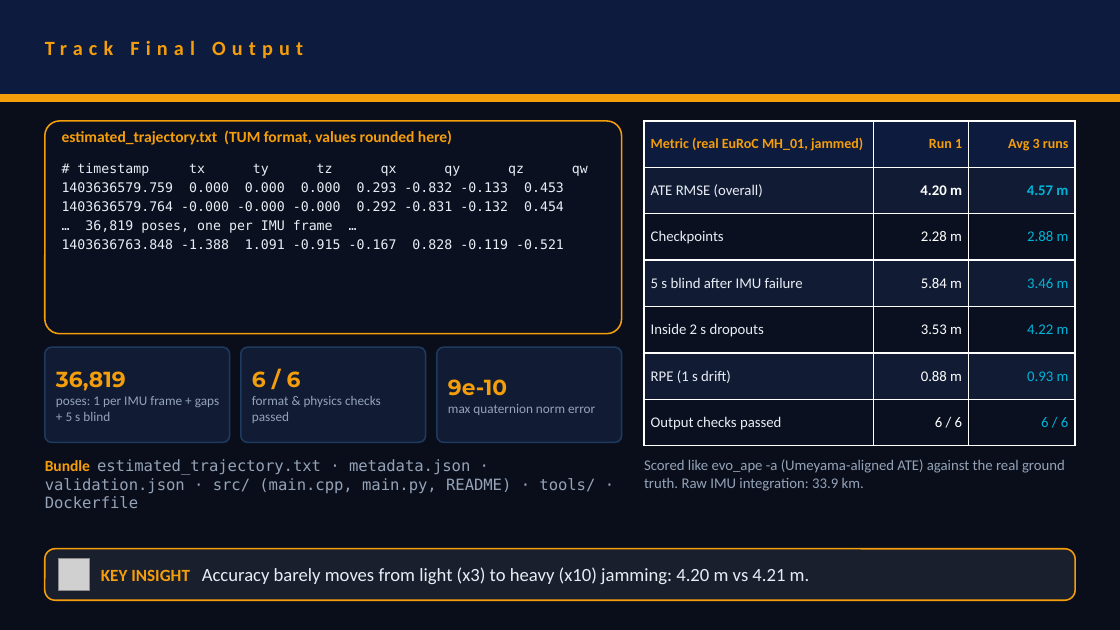
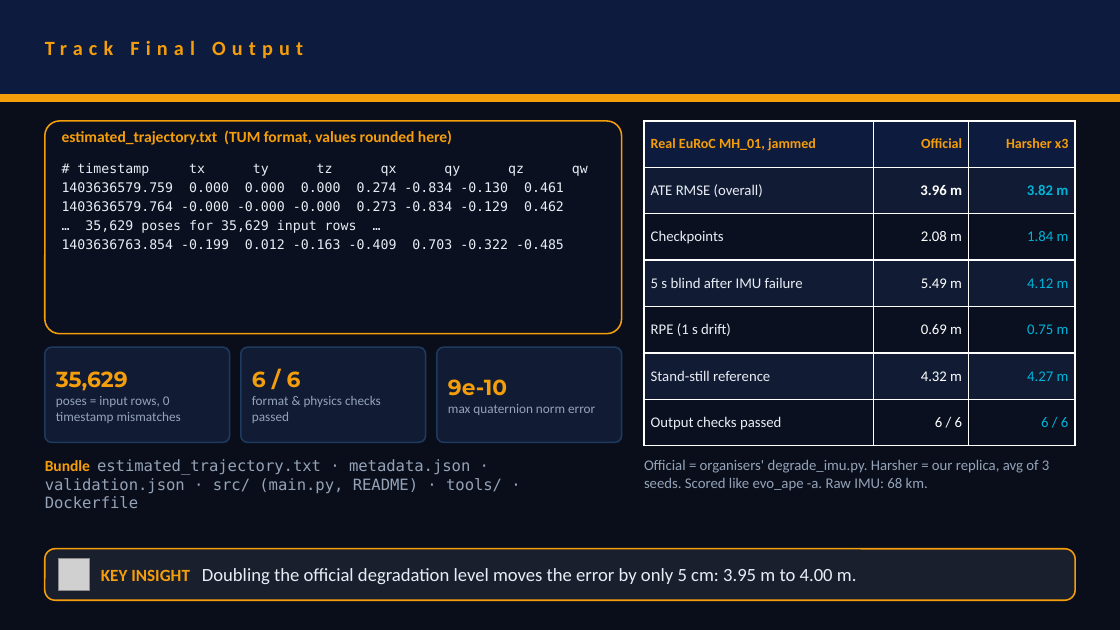
Before and after one commit to Am-berneal/TrustNav-GPS-Denied-Navigation, a slide deck: slide 5 of presentation/Thapar_University_Cipher_Guards.pptx. Drawn at 1120x630 pixels with LibreOffice and Linux fonts; fonts in the diff are those of the drawing; grey boxes stand for pictures. Boxes give left, top, right and bottom in pixels: in the first picture for what was removed or moved away, otherwise in the second. Text is boxed around its words. In the diff, an @@ line names an element or a change of style, - is before the commit and + after.

```diff
--- a/presentation/Thapar_University_Cipher_Guards.pptx
+++ b/presentation/Thapar_University_Cipher_Guards.pptx
@@ table at [644, 121, 1075, 446] @@
-row 1: Metric (real EuRoC MH_01, jammed) | Run 1 | Avg 3 runs
+row 1: Real EuRoC MH_01, jammed | Official | Harsher x3
-row 2, column 2: 4.20 m
+row 2, column 2: 3.96 m
-row 2, column 3: 4.57 m
+row 2, column 3: 3.82 m
-row 3, column 2: 2.28 m
+row 3, column 2: 2.08 m
-row 3, column 3: 2.88 m
+row 3, column 3: 1.84 m
-row 4, column 2: 5.84 m
+row 4, column 2: 5.49 m
-row 4, column 3: 3.46 m
+row 4, column 3: 4.12 m
-row 5: Inside 2 s dropouts | 3.53 m | 4.22 m
+row 5: RPE (1 s drift) | 0.69 m | 0.75 m
-row 6: RPE (1 s drift) | 0.88 m | 0.93 m
+row 6: Stand-still reference | 4.32 m | 4.27 m
@@ text at [62, 182, 564, 249]: text changed @@
-1403636579.759 0.000 0.000 0.000 0.293 -0.832 -0.133 0.453
-1403636579.764 -0.000 -0.000 -0.000 0.292 -0.831 -0.132 0.454
-… 36,819 poses, one per IMU frame …
-1403636763.848 -1.388 1.091 -0.915 -0.167 0.828 -0.119 -0.521
+1403636579.759 0.000 0.000 0.000 0.274 -0.834 -0.130 0.461
+1403636579.764 -0.000 -0.000 -0.000 0.273 -0.834 -0.129 0.462
+… 35,629 poses for 35,629 input rows …
+1403636763.854 -0.199 0.012 -0.163 -0.409 0.703 -0.322 -0.485
@@ text at [56, 371, 181, 423]: text changed @@
-36,819
-poses: 1 per IMU frame + gaps + 5 s blind
+35,629
+poses = input rows, 0 timestamp mismatches
@@ text at [45, 459, 502, 508]: text changed @@
-Bundle estimated_trajectory.txt · metadata.json · validation.json · src/ (main.cpp, main.py, README) · tools/ · Dockerfile
+Bundle estimated_trajectory.txt · metadata.json · validation.json · src/ (main.py, README) · tools/ · Dockerfile
@@ text at [644, 459, 1049, 491]: text changed @@
-Scored like evo_ape -a (Umeyama-aligned ATE) against the real ground truth. Raw IMU integration: 33.9 km.
+Official = organisers' degrade_imu.py. Harsher = our replica, avg of 3 seeds. Scored like evo_ape -a. Raw IMU: 68 km.
@@ text at [101, 568, 857, 584]: text changed @@
-KEY INSIGHT Accuracy barely moves from light (x3) to heavy (x10) jamming: 4.20 m vs 4.21 m.
+KEY INSIGHT Doubling the official degradation level moves the error by only 5 cm: 3.95 m to 4.00 m.
```
Also in this commit, not shown: 6 other slides changed, 43 other files.
